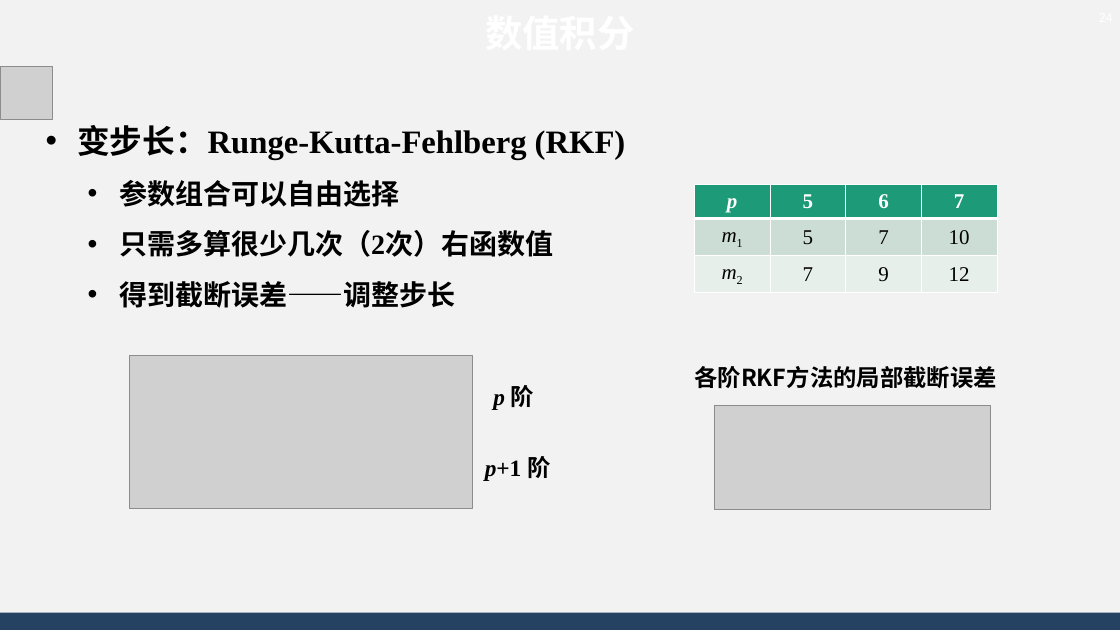
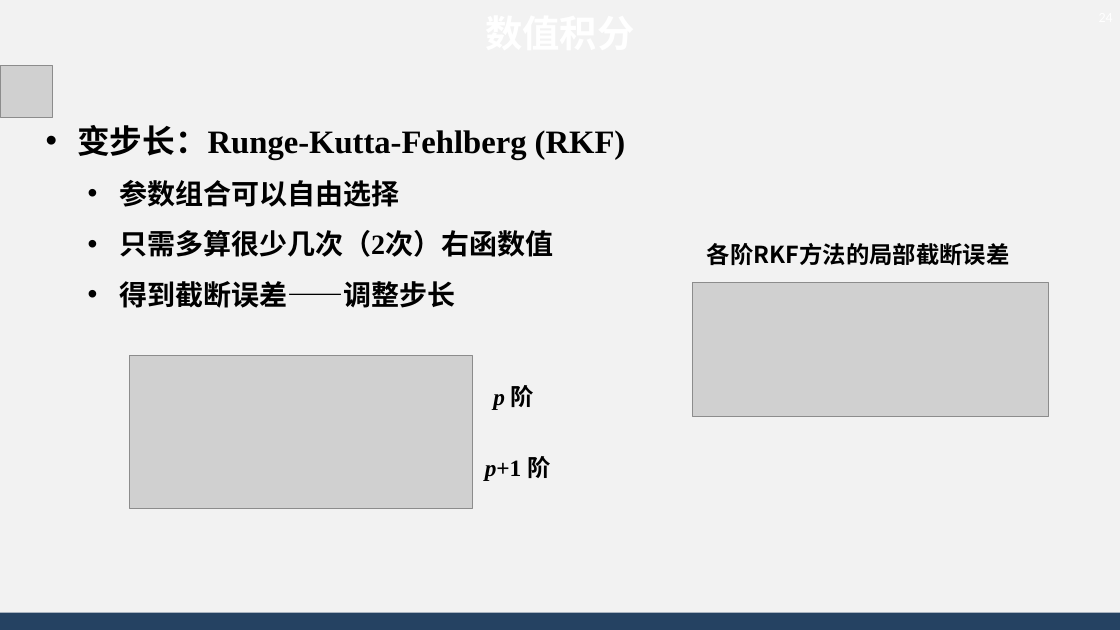
Before and after one commit to AsBackup/DAOSSA, a slide deck: slide 24 of 05-06 人造天体运动方程与二体问题积分.pptx. Drawn at 1120x630 pixels with LibreOffice and Linux fonts; fonts in the diff are those of the drawing; grey boxes stand for pictures; background and template pictures are left out. Boxes give left, top, right and bottom in pixels: in the first picture for what was removed or moved away, otherwise in the second. Text is boxed around its words. In the diff, an @@ line names an element or a change of style, - is before the commit and + after.

```diff
--- a/05-06 人造天体运动方程与二体问题积分.pptx
+++ b/05-06 人造天体运动方程与二体问题积分.pptx
@@ table removed at (x1=695, y1=185, x2=997, y2=288), 3 rows, 4 columns @@
-p | 5 | 6 | 7
-m1 | 5 | 7 | 10
-m2 | 7 | 9 | 12
@@ text "各阶RKF方法的局部截断误差" moved from (x1=694, y1=366, x2=997, y2=388) to (x1=707, y1=243, x2=1010, y2=265) @@
@@ picture resized from (x1=715, y1=406, x2=991, y2=509) to (x1=692, y1=283, x2=1049, y2=417) @@
```
Also in this commit, not shown: 1 other slide changed.
